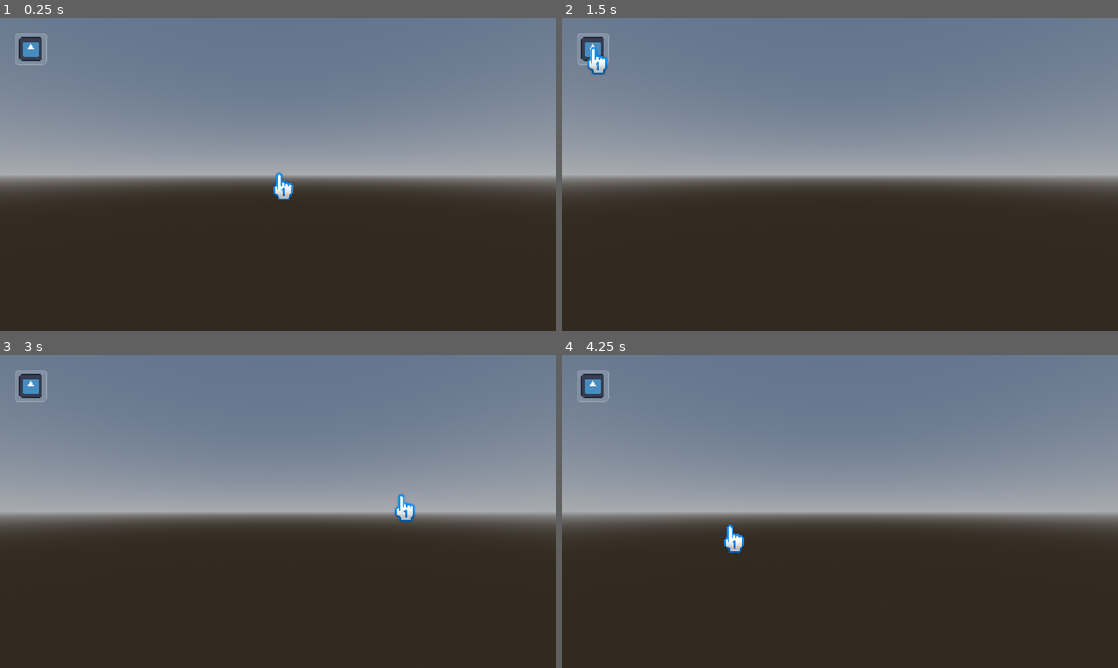
Above: before the commit, frames 1-4 (two rows, left to right).
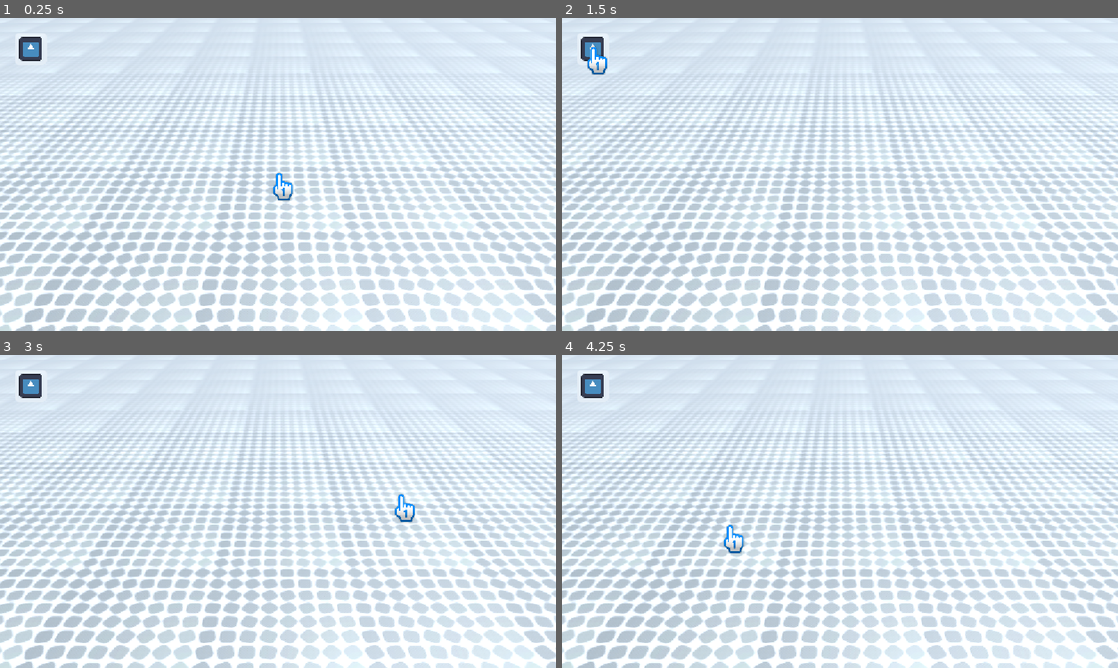
Above: after the commit, the same moments.

Repository: Linkerpink/editing-portfolio
Game: Godot game, scene res://scenes/pages/home.tscn
The game is run twice, just before and just after one commit, with the same random seed, the same clock (stepped at 60 frames per second) and the same inputs. The engine's default icon, where the game draws it, is replaced by a stand-in: a white triangle on a blue panel in a dark square.
Inputs (mouse positions are in pixels of both pictures, inside the frame that each line leads up to):
- Up to frame 1 (0.25 s): no input
- Up to frame 2 (1.5 s): click (595, 49) at 0.5 s; click (595, 49) at 1.25 s
- Up to frame 3 (3 s): click (33, 386) at 2 s; tap Enter at 2.75 s; move the mouse to (400, 495) at 2.77 s; click (400, 495) at 2.85 s
- Up to frame 4 (4.25 s): tap Space at 3.5 s; move the mouse to (728, 527) at 3.52 s; click (728, 527) at 3.6 s

The runs differ from the first frame. In frame 1, 99% of the frame differs, in the area x 0-100%, y 0-100%; in frame 2, 100%; in frame 3, 99%; in frame 4, 99%.

Commit message:
plaza model added

Diff:
--- a/project_time_traker.json
+++ b/project_time_traker.json
@@ -1,7 +1,7 @@
 {
-  "2D": 2853.22999978065,
-  "3D": 76.0080001354218,
-  "Editor": 6748.8170003891,
-  "Game": 495.207000255585,
-  "Script": 3324.37200021744
+  "2D": 3212.2389998436,
+  "3D": 986.635000467301,
+  "Editor": 8249.22600054741,
+  "Game": 631.826000213623,
+  "Script": 3418.52600002289
 }
--- a/scenes/pages/home.tscn
+++ b/scenes/pages/home.tscn
@@ -2,6 +2,7 @@
 
 [ext_resource type="PackedScene" uid="uid://b85fu6ytk3oyy" path="res://scenes/wii_u_button.tscn" id="1_7gavv"]
 [ext_resource type="Texture2D" uid="uid://cwme8u6ahw61y" path="res://icon.svg" id="2_fetu5"]
+[ext_resource type="PackedScene" uid="uid://ddmmk3og2wfm" path="res://assets/models/Plaza.glb" id="3_hn6pk"]
 
 [sub_resource type="ProceduralSkyMaterial" id="ProceduralSkyMaterial_krot7"]
 sky_horizon_color = Color(0.66224277, 0.6717428, 0.6867428, 1)
@@ -11,8 +12,10 @@
 sky_material = SubResource("ProceduralSkyMaterial_krot7")
 
 [sub_resource type="Environment" id="Environment_w18ys"]
-background_mode = 2
+background_mode = 1
+background_color = Color(1, 1, 1, 1)
 sky = SubResource("Sky_u4wd2")
+ambient_light_source = 3
 
 [node name="Home" type="Node3D" unique_id=1035791948]
 
@@ -24,6 +27,8 @@
 environment = SubResource("Environment_w18ys")
 
 [node name="Camera3D" type="Camera3D" parent="." unique_id=769035]
+transform = Transform3D(1, 0, 0, 0, 0.8660254, 0.5, 0, -0.5, 0.8660254, 0, 5, 5)
+fov = 40.0
 
 [node name="CanvasLayer" type="CanvasLayer" parent="." unique_id=1619649296]
 
@@ -64,3 +69,6 @@
 grow_vertical = 2
 texture = ExtResource("2_fetu5")
 expand_mode = 1
+
+[node name="Plaza" parent="." unique_id=1751227422 instance=ExtResource("3_hn6pk")]
+transform = Transform3D(1, 0, 0, 0, 1, 0, 0, 0, 1, 0, 0, -23)
--- a/scenes/wii_u_button.tscn
+++ b/scenes/wii_u_button.tscn
@@ -14,7 +14,7 @@
 shader_parameter/edge_smoothness = 1.0
 shader_parameter/tint = Color(0.95, 0.97, 1, 0.12)
 shader_parameter/edge_highlight = Color(1, 1, 1, 0.3)
-shader_parameter/edge_width = 1.5
+shader_parameter/edge_width = 10.0
 shader_parameter/chromatic_strength = 5.0
 
 [node name="WiiUButton" type="Button" unique_id=1509840948]
Binary file added: assets/models/Floor.bin
Binary file added: assets/models/Plaza.glb
Not shown, added: assets/models/Plaza.glb.import
Binary file added: assets/models/Plaza_Floor_Alb.png
Not shown, added: assets/models/Plaza_Floor_Alb.png.import
Binary file added: assets/models/Plaza_Floor_Nom.png
Not shown, added: assets/models/Plaza_Floor_Nom.png.import
Binary file added: assets/models/model.bin
Not shown, added: assets/models/model.mtl
Not shown, added: export_presets.cfg
